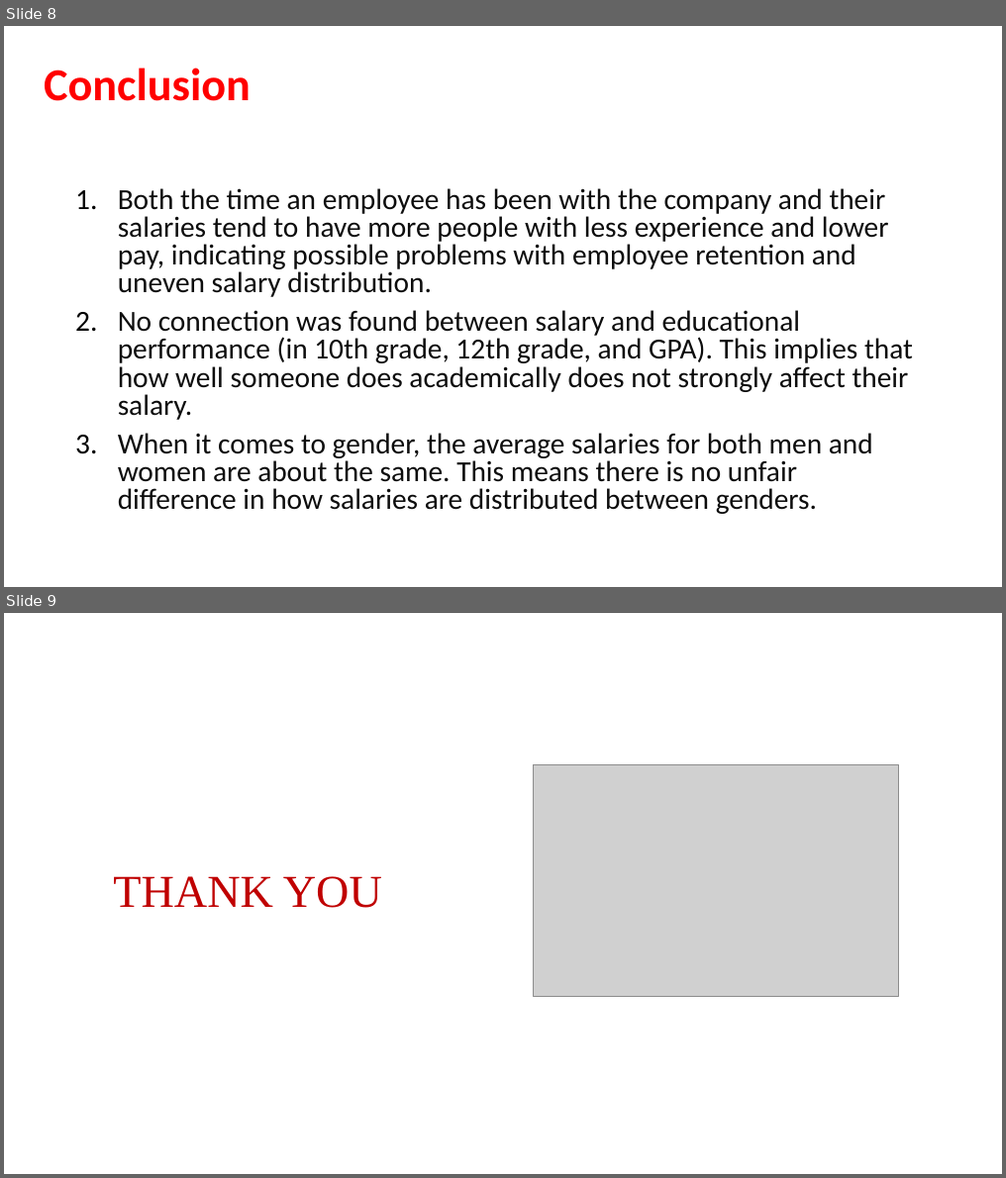
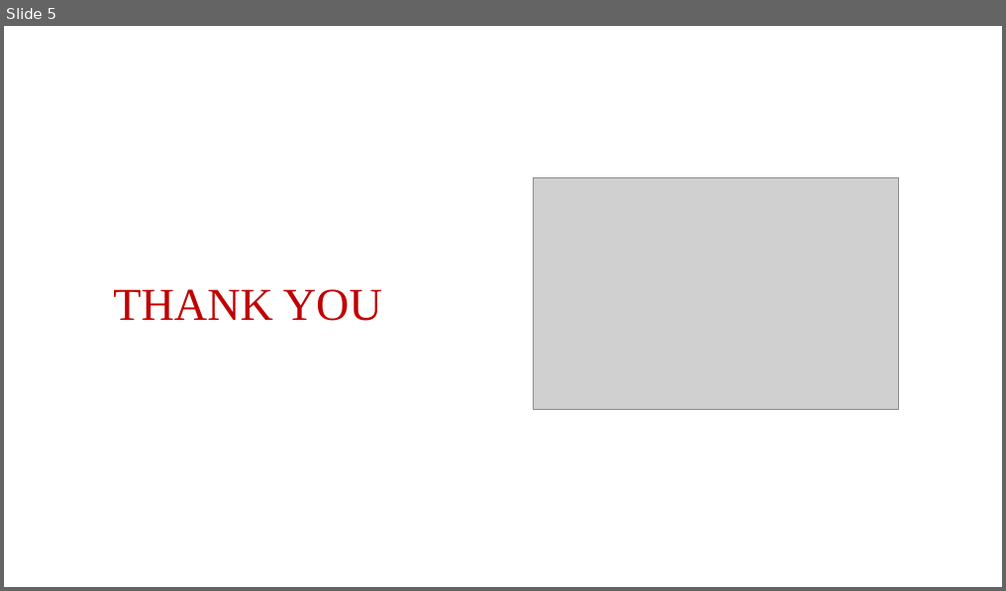
Before and after one commit to aleenaj23/Innomatics, a slide deck: Innomatics_Project_Report_Template with EDA_Project_Student_Template (1).pptx. Shown one above the other, each under a label of ours: slides 8 and 9 before the commit, slide 5 after it. The pictures are 1006x1178 and 1006x591 pixels, drawn with LibreOffice and Linux fonts; fonts in the diff are those of the drawing; grey boxes stand for pictures; background and template pictures are left out. Boxes give left, top, right and bottom in pixels: in the first picture for what was removed or moved away, otherwise in the second. Text is boxed around its words. In the diff, an @@ line names an element or a change of style, - is before the commit and + after.

```diff
--- a/Innomatics_Project_Report_Template with EDA_Project_Student_Template (1).pptx
+++ b/Innomatics_Project_Report_Template with EDA_Project_Student_Template (1).pptx
@@ slide 8 removed at (4,26,1002,587), background #FFFFFF @@
@@ title removed at (44,68,251,101) @@
-Conclusion
@@ text removed at (118,188,913,514) @@
-1. Both the time an employee has been with the company and their salaries tend to have more people with less experience and lower pay, indicating possible problems with employee retention and uneven salary distribution.
-2. No connection was found between salary and educational performance (in 10th grade, 12th grade, and GPA). This implies that how well someone does academically does not strongly affect their salary.
-3. When it comes to gender, the average salaries for both men and women are about the same. This means there is no unfair difference in how salaries are distributed between genders.
@@ what was slide 9 is now slide 5 @@
```
Also in this commit, not shown: 1 slide changed, 3 slides added, 6 other slides removed, 2 other files.
